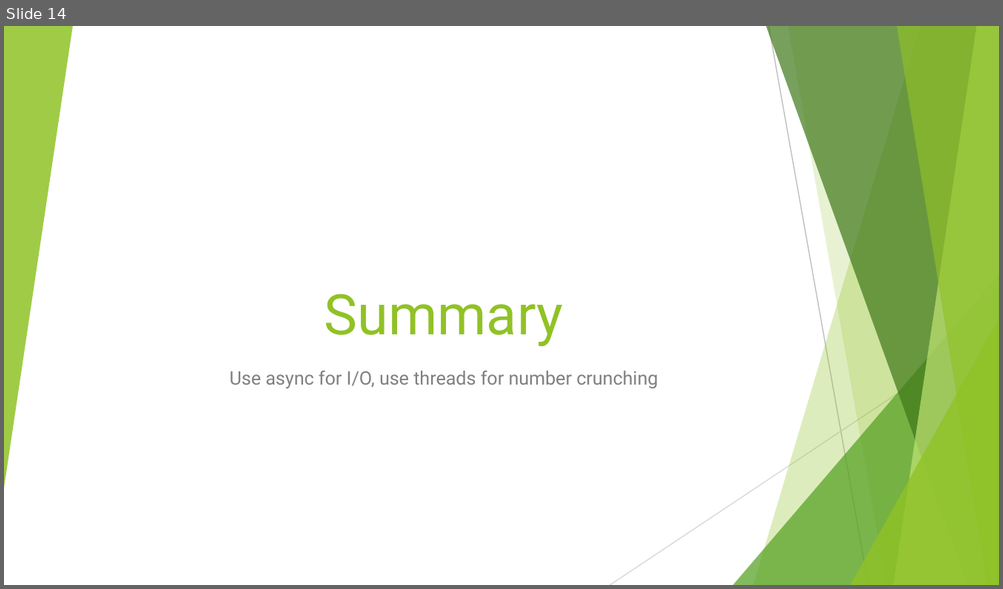
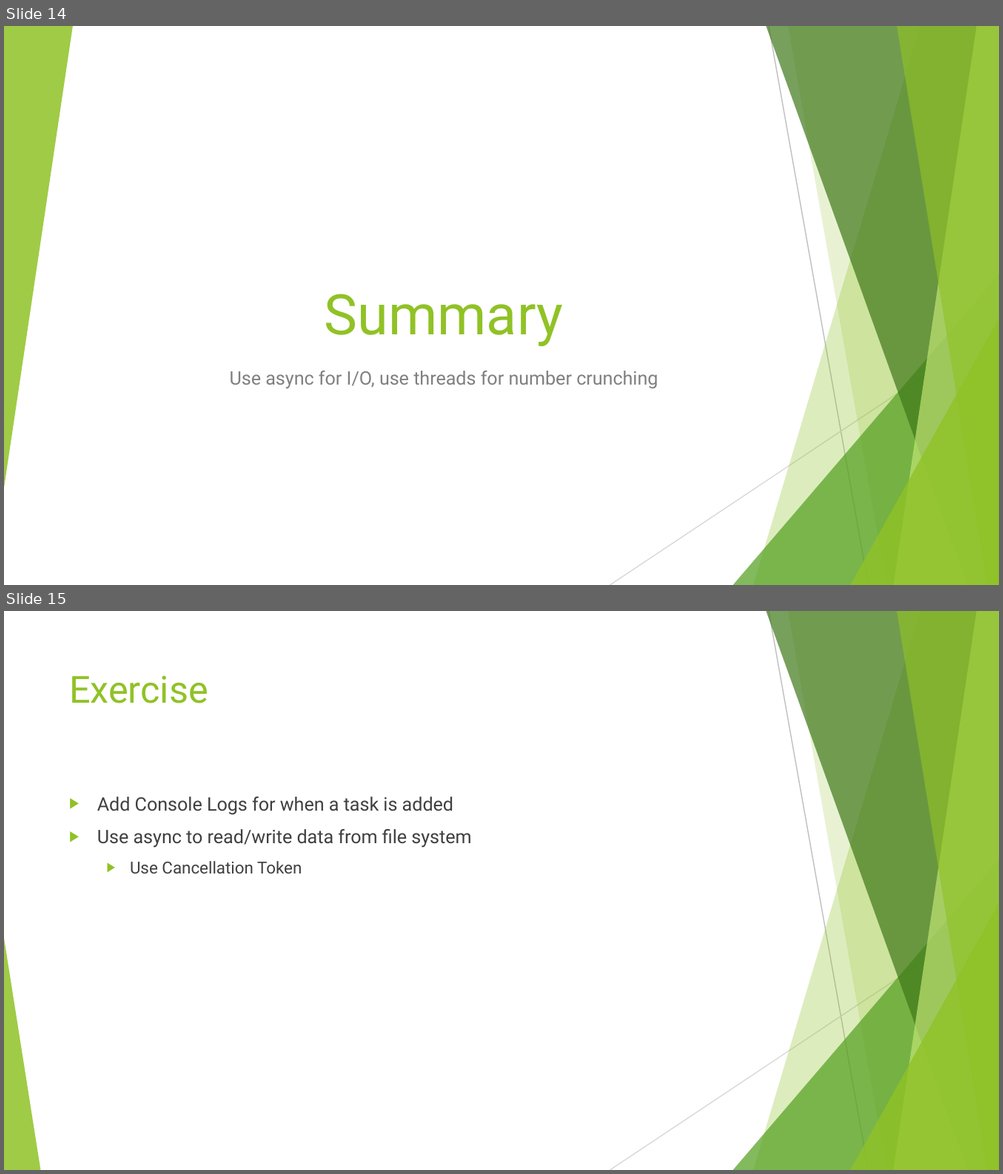
Before and after one commit to javitolin/CSharpWorkshopTodoList, a slide deck: Slides/4. Day 3 - Events, Async, Parallelism.pptx. Shown one above the other, each under a label of ours: slide 14 before the commit, slides 14 and 15 after it. The pictures are 1003x589 and 1003x1174 pixels, drawn with LibreOffice and Linux fonts; fonts in the diff are those of the drawing. Boxes give left, top, right and bottom in pixels: in the first picture for what was removed or moved away, otherwise in the second. Text is boxed around its words. In the diff, an @@ line names an element or a change of style, - is before the commit and + after.

Commit message:
Changed a bit the slides as we went on. Add asyncawait demo

```diff
--- a/Slides/4. Day 3 - Events, Async, Parallelism.pptx
+++ b/Slides/4. Day 3 - Events, Async, Parallelism.pptx
@@ slide 15 added at (4, 611, 999, 1170), background #FFFFFF; not listed: 9 template elements that a slide beside it also shows @@
@@ title added at (69, 675, 208, 703), 27 pt, text #90C226 @@
+Exercise
@@ text added at (97, 797, 471, 874), 13.5 pt, text #404040 @@
+▶ Add Console Logs for when a task is added
+▶ Use async to read/write data from file system
+  ▶ Use Cancellation Token
@@ triangle added at (4, 938, 41, 1170), fill #90C226 at 85% opacity @@
```
Also in this commit, not shown: 1 slide changed, 13 other files.
